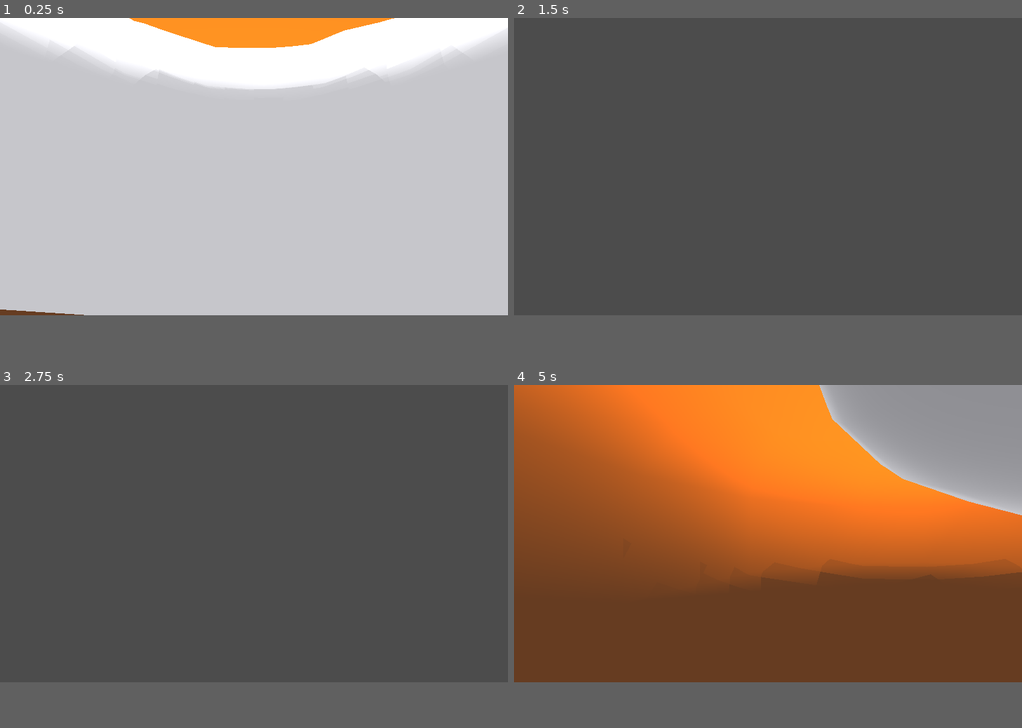
Above: before the commit, frames 1-4 (two rows, left to right).
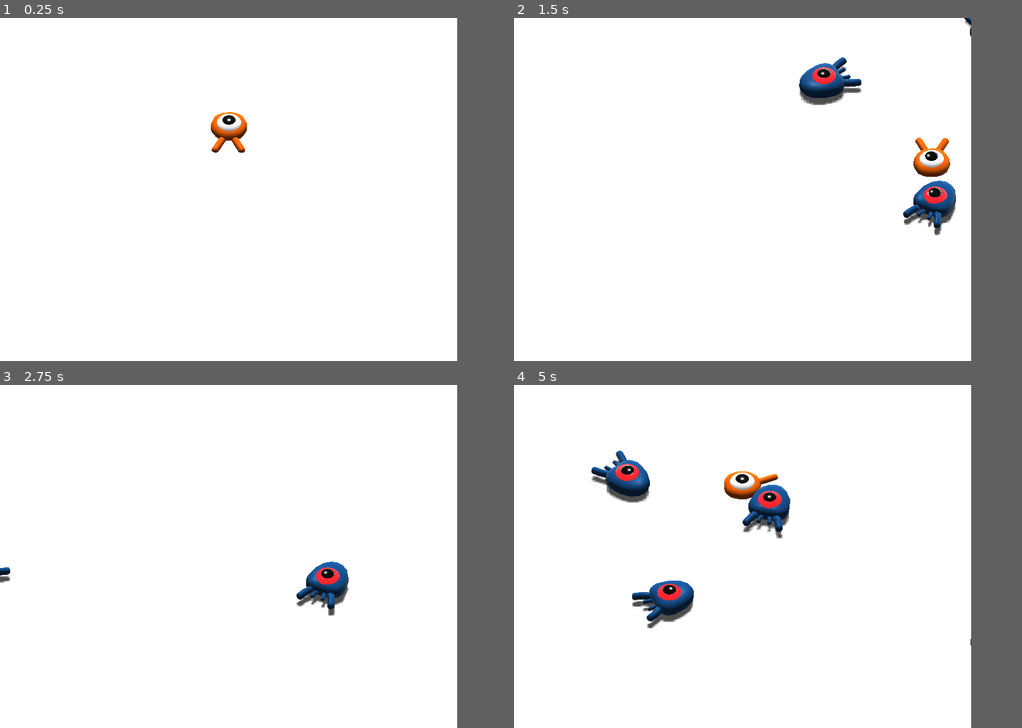
Above: after the commit, the same moments.

Repository: seanj29/First-3d-game
Game: Godot game, scene res://Main.tscn
Two runs of this game, one before a commit and one after it. Both use one fixed random seed, a clock stepped at 60 frames per second and the inputs below. Before the commit the project has no main scene; this scene is started directly in both runs.
Inputs:
- Up to frame 1 (0.25 s): no input
- Up to frame 2 (1.5 s): hold D (move_right) 0.53-1.28 s; hold S (move_back) from 1.28 s (still down)
- Up to frame 3 (2.75 s): release S (move_back) at 2.03 s; hold D (move_right) from 2.03 s (still down)
- Up to frame 4 (5 s): release D (move_right) at 2.78 s; hold W (move_forward) 2.78-3.53 s; hold A (move_left) from 3.53 s (still down)
In our replay, the window is 800x468 before the commit and 720x540 after it. These sizes can differ from the game's own. Grey fills any space a smaller window leaves; there, only what the larger window draws over its background counts as a difference.

The runs differ from the first frame. In frame 1, 68% of the frame differs, in the area x 0-100%, y 0-87%; in frame 2, 78%; in frame 3, 78%; in frame 4, 83%.

Commit message:
added 3d scenes

Diff:
--- /dev/null
+++ b/Main.gd
@@ -0,0 +1,25 @@
+extends Node
+
+export (PackedScene) var mob_scene
+
+# Called when the node enters the scene tree for the first time.
+func _ready():
+	randomize()
+
+
+# Called every frame. 'delta' is the elapsed time since the previous frame.
+#func _process(delta):
+#	pass
+
+
+func _on_MobTimer_timeout():
+	#instanciate scene
+	var mob = mob_scene.instance()
+	# Random Location from Spawnpath
+	var mob_spawn_location = get_node("SpawnPath/SpawnLocation")
+	#Random offset
+	mob_spawn_location.unit_offset = randf()
+
+	var player_position = $Player.transform.origin
+	mob.initialize(mob_spawn_location.translation, player_position)
+	add_child(mob)
--- a/Main.tscn
+++ b/Main.tscn
@@ -1,6 +1,8 @@
-[gd_scene load_steps=4 format=2]
+[gd_scene load_steps=9 format=2]
 
 [ext_resource path="res://Player.tscn" type="PackedScene" id=1]
+[ext_resource path="res://Main.gd" type="Script" id=2]
+[ext_resource path="res://Mob.tscn" type="PackedScene" id=3]
 
 [sub_resource type="BoxShape" id=1]
 extents = Vector3( 30, 1, 30 )
@@ -8,7 +10,20 @@
 [sub_resource type="CubeMesh" id=2]
 size = Vector3( 60, 2, 60 )
 
+[sub_resource type="CylinderMesh" id=3]
+
+[sub_resource type="SpatialMaterial" id=4]
+albedo_color = Color( 0.898039, 0.54902, 0, 1 )
+
+[sub_resource type="Curve3D" id=5]
+_data = {
+"points": PoolVector3Array( 0, 0, 0, 0, 0, 0, -13.9419, 0, -6.11012, 0, 0, 0, 0, 0, 0, 14.1314, 0, -7.14138, 0, 0, 0, 0, 0, 0, 13.9022, 0, 16.6922, 0, 0, 0, 0, 0, 0, -14.4002, 0, 16.4631, 0, 0, 0, 0, 0, 0, -13.9419, 0, -6.11012 ),
+"tilts": PoolRealArray( 0, 0, 0, 0, 0 )
+}
+
 [node name="Main" type="Node"]
+script = ExtResource( 2 )
+mob_scene = ExtResource( 3 )
 
 [node name="Ground" type="StaticBody" parent="."]
 transform = Transform( 1, 0, 0, 0, 1, 0, 0, 0, 1, 0, -1, 0 )
@@ -28,3 +43,40 @@
 [node name="CameraPivot" type="Position3D" parent="."]
 
 [node name="Camera" type="Camera" parent="CameraPivot"]
+transform = Transform( 1, 0, 0, 0, 0.707107, 0.707107, 0, -0.707107, 0.707107, 0, 14.1799, 19 )
+projection = 1
+size = 19.0
+
+[node name="Spatial" type="Spatial" parent="."]
+
+[node name="MeshInstance" type="MeshInstance" parent="Spatial"]
+transform = Transform( 1, 0, 0, 0, 1, 0, 0, 0, 1, -14, 0, -7 )
+mesh = SubResource( 3 )
+material/0 = SubResource( 4 )
+
+[node name="MeshInstance2" type="MeshInstance" parent="Spatial"]
+transform = Transform( 1, 0, 0, 0, 1, 0, 0, 0, 1, -14, 0, 17 )
+mesh = SubResource( 3 )
+material/0 = SubResource( 4 )
+
+[node name="MeshInstance3" type="MeshInstance" parent="Spatial"]
+transform = Transform( 1, 0, 0, 0, 1, 0, 0, 0, 1, 14, 0, 17 )
+mesh = SubResource( 3 )
+material/0 = SubResource( 4 )
+
+[node name="MeshInstance4" type="MeshInstance" parent="Spatial"]
+transform = Transform( 1, 0, 0, 0, 1, 0, 0, 0, 1, 14, 0, -8 )
+mesh = SubResource( 3 )
+material/0 = SubResource( 4 )
+
+[node name="SpawnPath" type="Path" parent="."]
+curve = SubResource( 5 )
+
+[node name="SpawnLocation" type="PathFollow" parent="SpawnPath"]
+transform = Transform( 1, 0, 0, 0, 1, 0, 0, 0, 1, -13.9419, 0, -6.11012 )
+
+[node name="MobTimer" type="Timer" parent="."]
+wait_time = 0.5
+autostart = true
+
+[connection signal="timeout" from="MobTimer" to="." method="_on_MobTimer_timeout"]
--- /dev/null
+++ b/Mob.gd
@@ -0,0 +1,29 @@
+extends KinematicBody
+
+#Minimum speed of the mob in m/s
+export var min_speed = 10
+#Maximum speed of the mob in m/s
+export var max_speed = 18
+
+var velocity = Vector3.ZERO
+
+
+func _physics_process(_delta):
+	# warning-ignore:return_value_discarded
+	move_and_slide(velocity)
+
+func initialize(start_position, player_position):
+
+	#We position the mob and turn it so it looks at the player
+	look_at_from_position(start_position, player_position, Vector3.UP)
+
+	rotate_y(rand_range(-PI / 4, PI / 4))
+
+	var random_speed = rand_range(min_speed, max_speed)
+	velocity = Vector3.FORWARD * random_speed
+	velocity = velocity.rotated(Vector3.UP, rotation.y)
+
+
+
+func _on_VisibilityNotifier_screen_exited():
+	queue_free()
--- /dev/null
+++ b/Mob.tscn
@@ -0,0 +1,23 @@
+[gd_scene load_steps=4 format=2]
+
+[ext_resource path="res://art/mob.glb" type="PackedScene" id=1]
+[ext_resource path="res://Mob.gd" type="Script" id=2]
+
+[sub_resource type="BoxShape" id=1]
+
+[node name="Mob" type="KinematicBody"]
+script = ExtResource( 2 )
+
+[node name="Pivot" type="Spatial" parent="."]
+
+[node name="Character" parent="Pivot" instance=ExtResource( 1 )]
+
+[node name="CollisionShape" type="CollisionShape" parent="."]
+transform = Transform( 0.732112, 0, 0, 0, 0.519998, 0, 0, 0, 0.941178, 0, 0.329363, 0 )
+shape = SubResource( 1 )
+
+[node name="VisibilityNotifier" type="VisibilityNotifier" parent="."]
+transform = Transform( 1.14096, 0, 0, 0, 0.693249, 0, 0, 0, 1.32417, 0, 0.290818, 0.274345 )
+aabb = AABB( -1, -1, -1.23685, 2, 2, 2.4737 )
+
+[connection signal="screen_exited" from="VisibilityNotifier" to="." method="_on_VisibilityNotifier_screen_exited"]
--- a/project.godot
+++ b/project.godot
@@ -15,7 +15,13 @@
 [application]
 
 config/name="Squash the Creeps (3D)"
+run/main_scene="res://Main.tscn"
 config/icon="res://icon.png"
+
+[display]
+
+window/size/width=720
+window/size/height=540
 
 [input]
 
